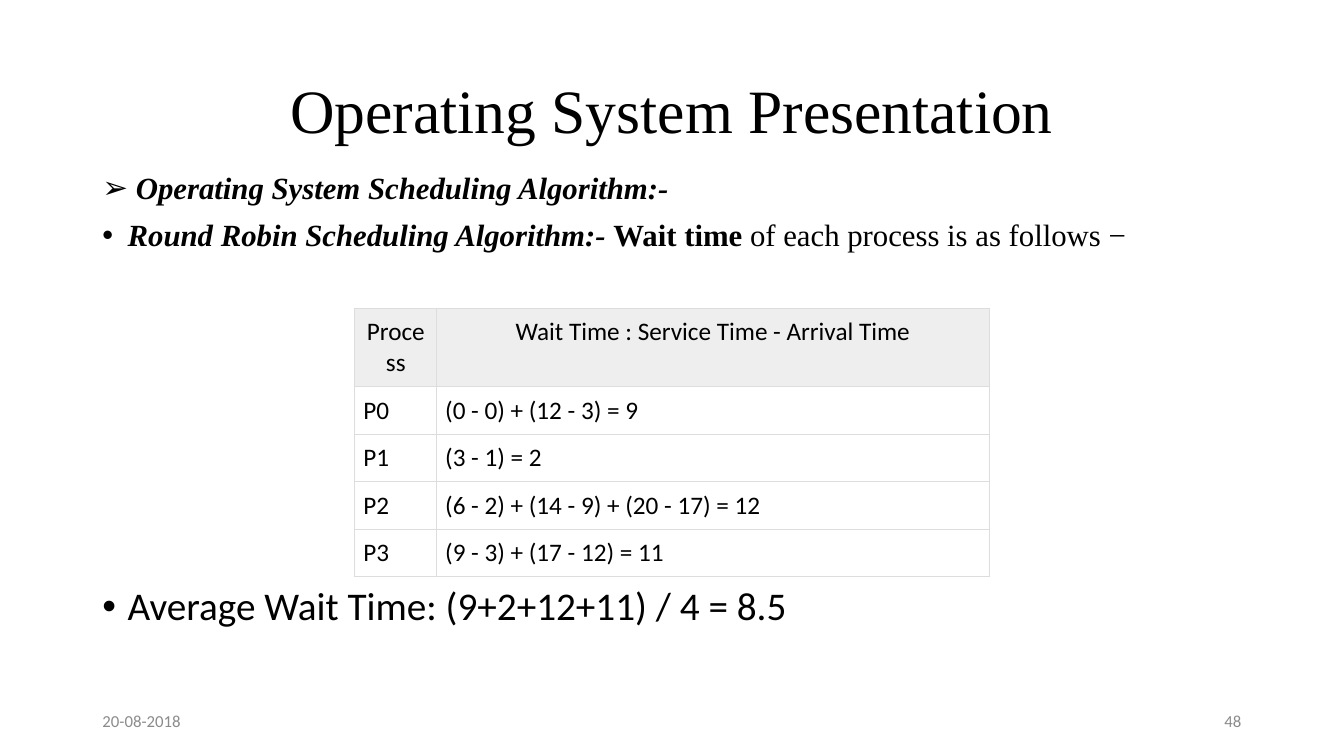
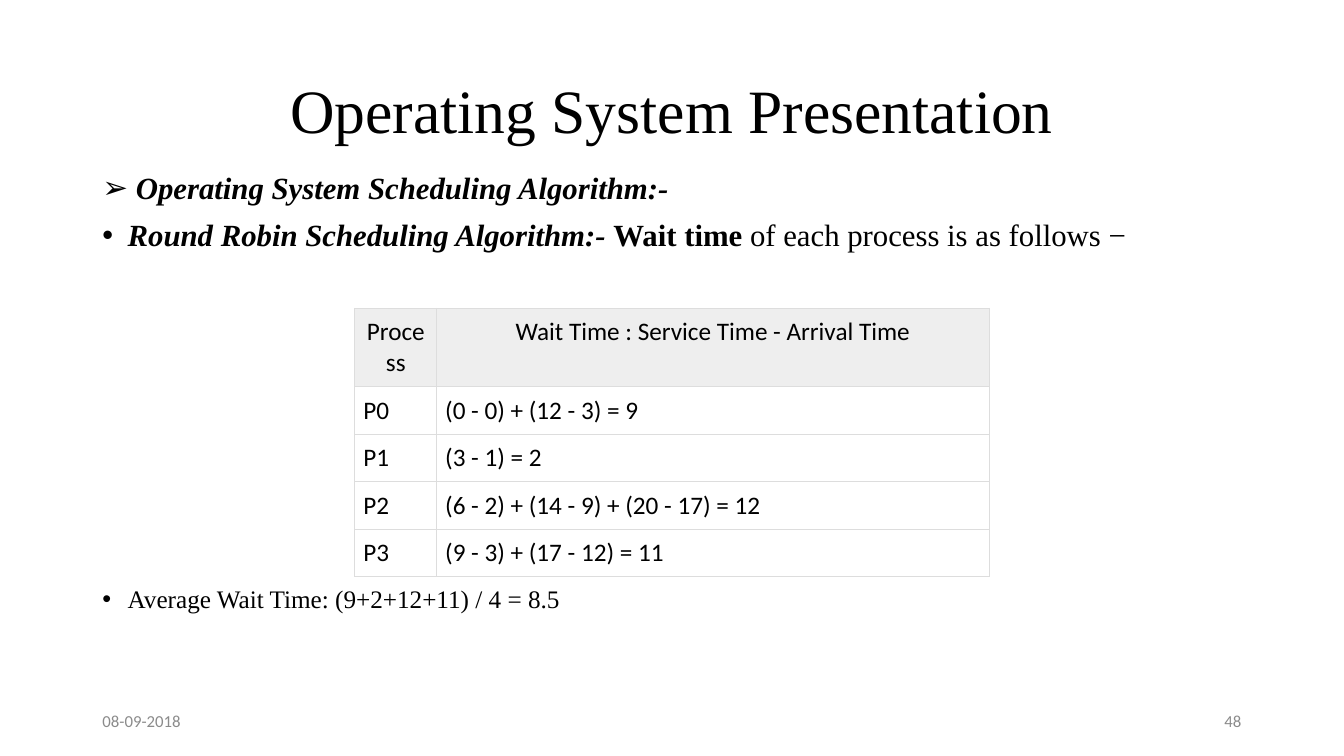
Before and after one commit to sumonkarmakar/Presentation, a slide deck: slide 48 of Operating System Presentation.pptx. Drawn at 1344x756 pixels with LibreOffice and Linux fonts; fonts in the diff are those of the drawing. Boxes give left, top, right and bottom in pixels: in the first picture for what was removed or moved away, otherwise in the second. Text is boxed around its words. In the diff, an @@ line names an element or a change of style, - is before the commit and + after.

```diff
--- a/Operating System Presentation.pptx
+++ b/Operating System Presentation.pptx
@@ text at [128,590,559,614]: size 28 to 18 pt, font Calibri to Times New Roman in "Average Wait Time: (9+2+12+11) / 4 = ..." @@
@@ text at [102,715,180,727]: text changed @@
-20-08-2018
+08-09-2018
```
Also in this commit, not shown: 50 other slides changed, 86 slides added.
